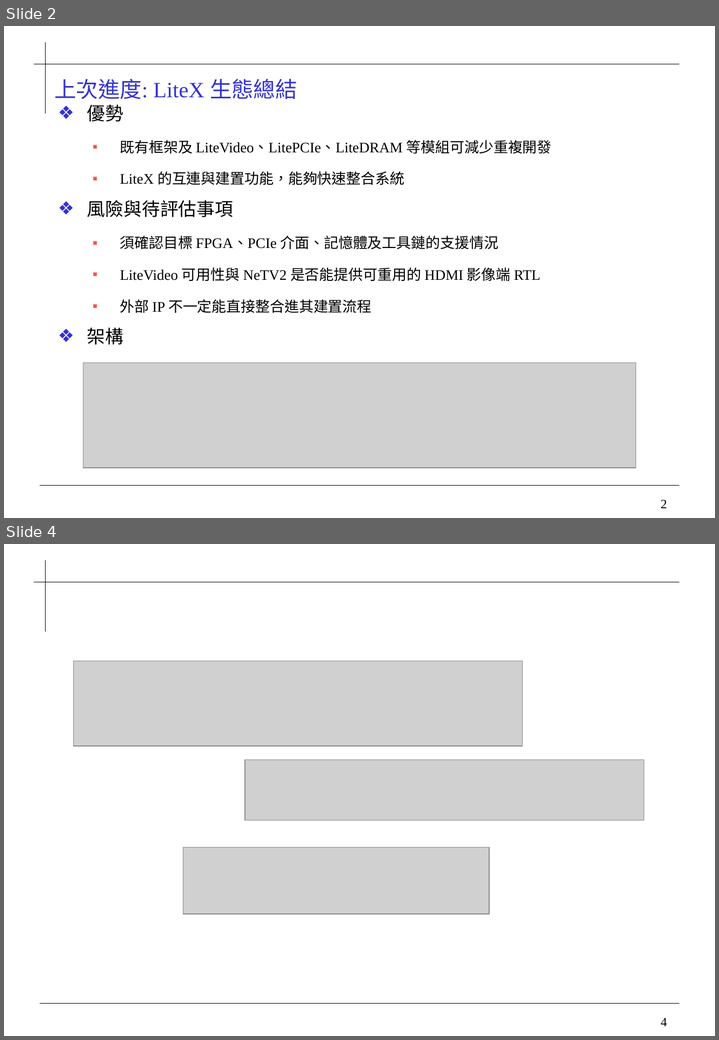
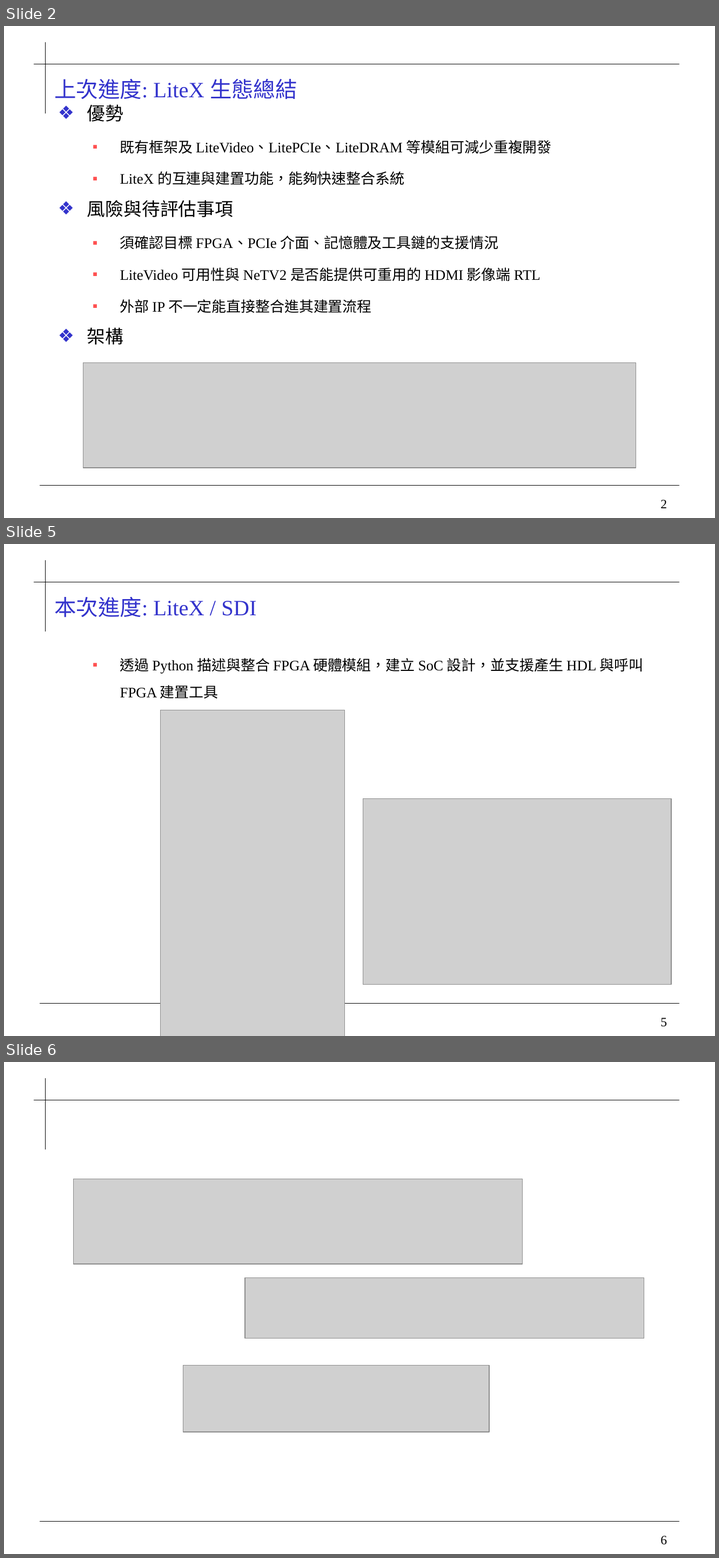
Before and after one commit to 0ilasis0/home, a slide deck: Onyx_進度報告_1020.pptx. Shown one above the other, each under a label of ours: slides 2 and 4 before the commit, slides 2, 5 and 6 after it; the slides between them are not shown. The pictures are 719x1040 and 719x1558 pixels, drawn with LibreOffice and Linux fonts; fonts in the diff are those of the drawing; grey boxes stand for pictures; background and template pictures are left out. Boxes give left, top, right and bottom in pixels: in the first picture for what was removed or moved away, otherwise in the second. Text is boxed around its words. In the diff, an @@ line names an element or a change of style, - is before the commit and + after.

```diff
--- a/Onyx_進度報告_1020.pptx
+++ b/Onyx_進度報告_1020.pptx
@@ slide 5 added at (4,544,715,1036), background #FFFFFF; not listed: 4 template elements that a slide beside it also shows @@
@@ title added at (54,597,256,617), 24 pt, text #3333CC @@
+本次進度: LiteX / SDI
@@ text added at (120,658,643,698), 16 pt, text #000000 @@
+  ▪ 透過 Python 描述與整合 FPGA 硬體模組，建立 SoC 設計，並支援產生 HDL 與呼叫 FPGA 建置工具
@@ picture added at (160,710,345,1036) @@
@@ picture added at (363,798,671,985) @@
@@ what was slide 4 is now slide 6 @@
@@ page number at (660,1536,667,1545): text changed @@
-4
+6
```
Also in this commit, not shown: 1 slide changed, 1 other slide added, 2 other files.
